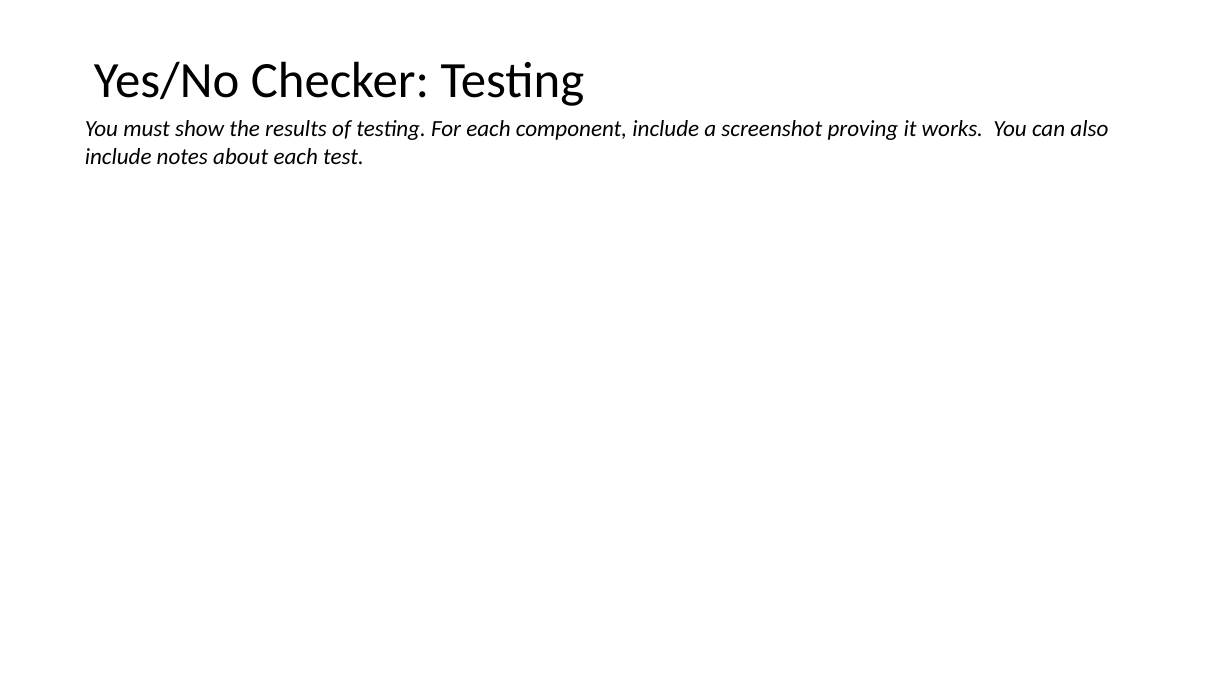
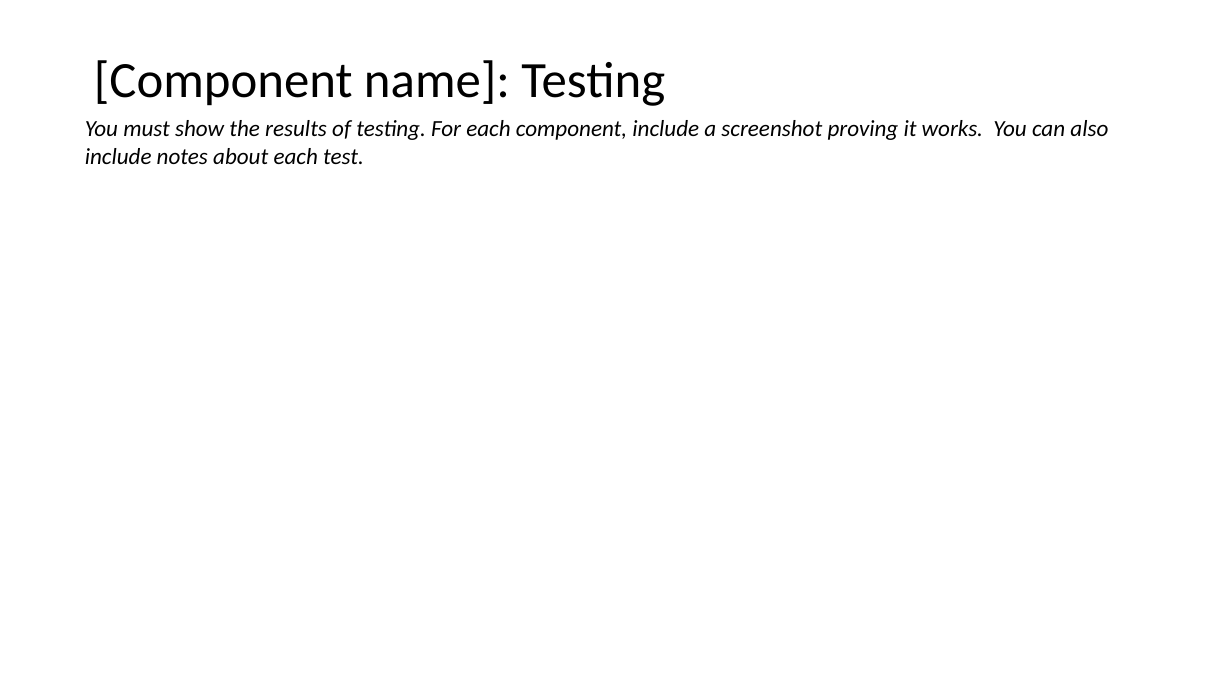
Before and after one commit to joshbatmiddleton/Lucky-Unicorn, a slide deck: slide 8 of Lucky Unicorn Documentation.pptx (slide 7 before the commit). Drawn at 1232x693 pixels with LibreOffice and Linux fonts; fonts in the diff are those of the drawing. Boxes give left, top, right and bottom in pixels: in the first picture for what was removed or moved away, otherwise in the second. Text is boxed around its words. In the diff, an @@ line names an element or a change of style, - is before the commit and + after.

```diff
--- a/Lucky Unicorn Documentation.pptx
+++ b/Lucky Unicorn Documentation.pptx
@@ title at <box>94,60,665,106</box>: text changed @@
-Yes/No Checker: Testing
+[Component name]: Testing
```
Also in this commit, not shown: 3 other slides changed, 1 slide added, 2 slides removed, 2 other files.
